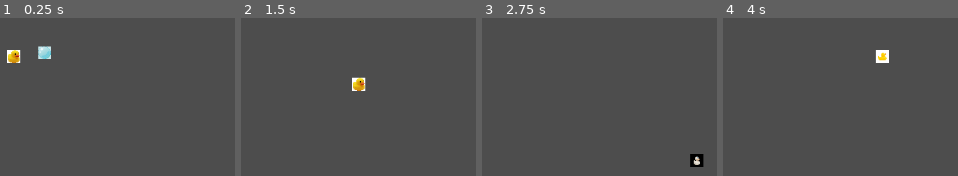
Above: before the commit, frames 1-4 (left to right).
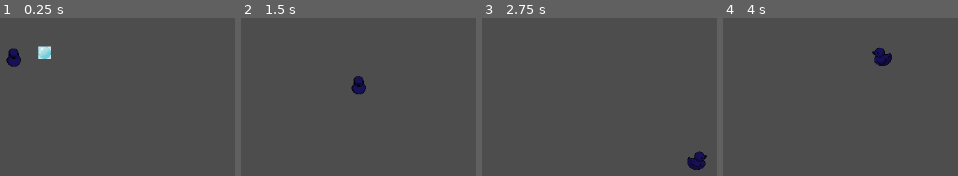
Above: after the commit, the same moments.

Repository: pmaitland/GGJ2025
Game: Godot game, scene res://scenes/level.tscn
The game is run twice, just before and just after one commit, with the same random seed, the same clock (stepped at 60 frames per second) and the same inputs.
Inputs (mouse positions are in pixels of both pictures, inside the frame that each line leads up to):
- Up to frame 1 (0.25 s): no input
- Up to frame 2 (1.5 s): tap Enter at 0.5 s; move the mouse to (outside the picture) at 0.52 s; press the mouse at (outside the picture) at 0.53 s; hold D (move_right) 0.53-1.28 s; move the mouse to (outside the picture) at 1.27 s; release the mouse at (outside the picture) at 1.28 s; hold S (move_down) from 1.28 s (still down); click (outside the picture) at 1.35 s
- Up to frame 3 (2.75 s): move the mouse to (outside the picture) at 2.02 s; release S (move_down) at 2.03 s; press the mouse at (outside the picture) at 2.03 s; hold D (move_right) from 2.03 s (still down)
- Up to frame 4 (4 s): move the mouse to (outside the picture) at 2.77 s; release D (move_right) at 2.78 s; release the mouse at (outside the picture) at 2.78 s; hold Up (move_up) 2.78-3.53 s; click (outside the picture) at 2.85 s; move the mouse to (outside the picture) at 3.52 s; press the mouse at (outside the picture) at 3.53 s; hold A (move_left) from 3.53 s (still down)

The runs differ from the first frame. In frame 1, 0.6% of the frame differs, in the area x 2-9%, y 18-32%; in frame 2, 0.6%; in frame 3, 0.7%, in the area x 87-96%, y 84-97%; in frame 4, 0.7%.

Commit message:
duck sprites and random colour

Diff:
--- a/ggj25/scripts/duck.gd
+++ b/ggj25/scripts/duck.gd
@@ -18,6 +18,7 @@
 
 func _ready() -> void:
 	sprite.texture = sprites[0]
+	sprite.modulate = Color(randf(), randf(), randf())
 
 
 func _physics_process(_delta: float) -> void:
Binary file changed: ggj25/sprites/duck/duck0.png
Binary file changed: ggj25/sprites/duck/duck1.png
Binary file changed: ggj25/sprites/duck/duck2.png
Binary file changed: ggj25/sprites/duck/duck3.png
Binary file changed: ggj25/sprites/duck/duck4.png
Binary file changed: ggj25/sprites/duck/duck5.png
Binary file changed: ggj25/sprites/duck/duck6.png
Binary file changed: ggj25/sprites/duck/duck7.png
